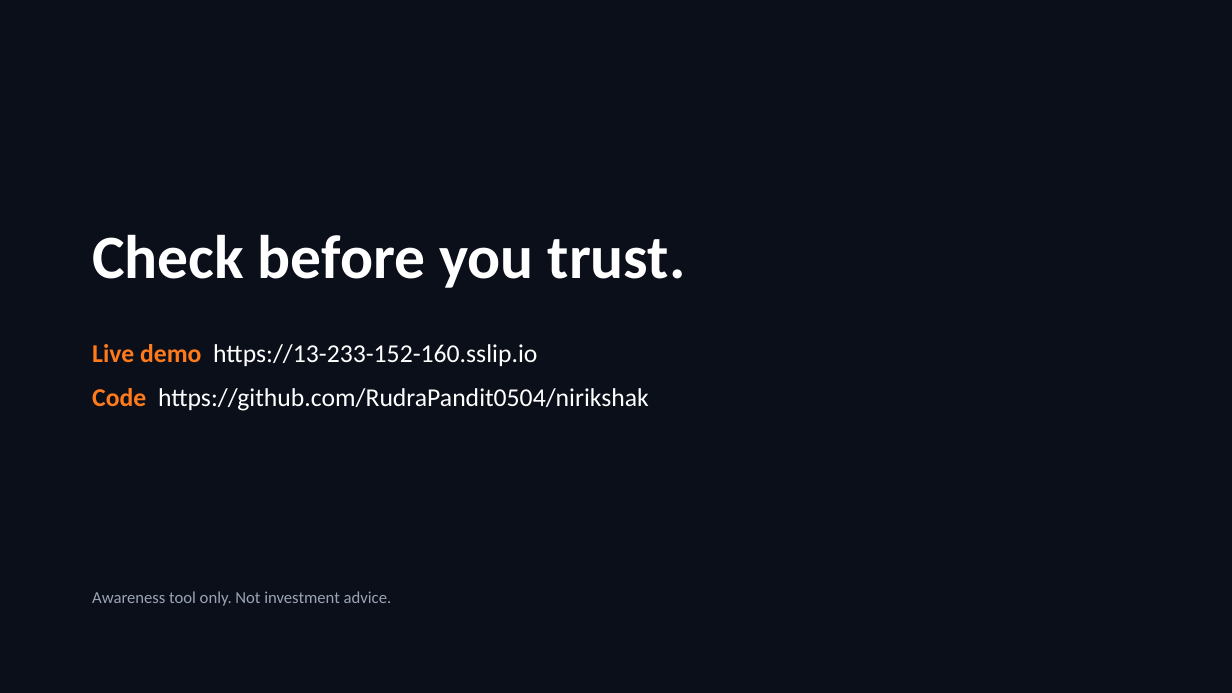
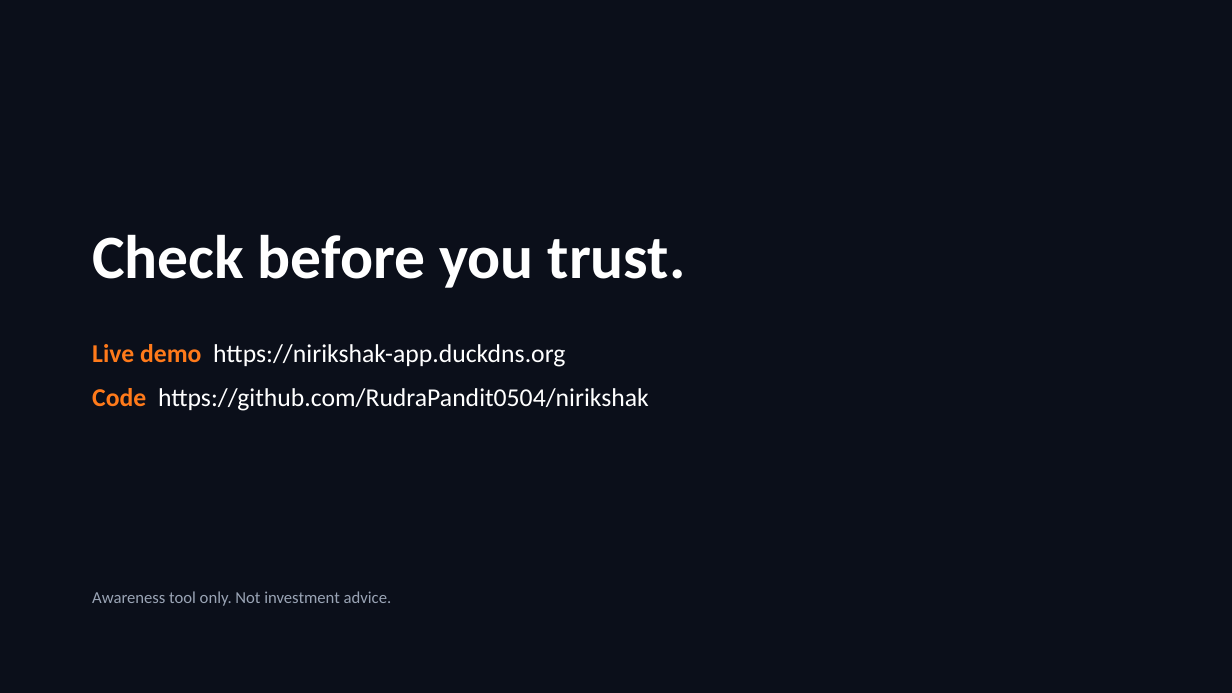
Before and after one commit to RudraPandit0504/nirikshak, a slide deck: slide 14 of presentation/Nirikshak.pptx. Drawn at 1232x693 pixels with LibreOffice and Linux fonts; fonts in the diff are those of the drawing. Boxes give left, top, right and bottom in pixels: in the first picture for what was removed or moved away, otherwise in the second. Text is boxed around its words. In the diff, an @@ line names an element or a change of style, - is before the commit and + after.

Commit message:
Live demo at nirikshak-app.duckdns.org

```diff
--- a/presentation/Nirikshak.pptx
+++ b/presentation/Nirikshak.pptx
@@ text at (92,344,565,367): text changed @@
-Live demo https://13-233-152-160.sslip.io
+Live demo https://nirikshak-app.duckdns.org
```
Also in this commit, not shown: 1 other slide changed, 2 other files.
